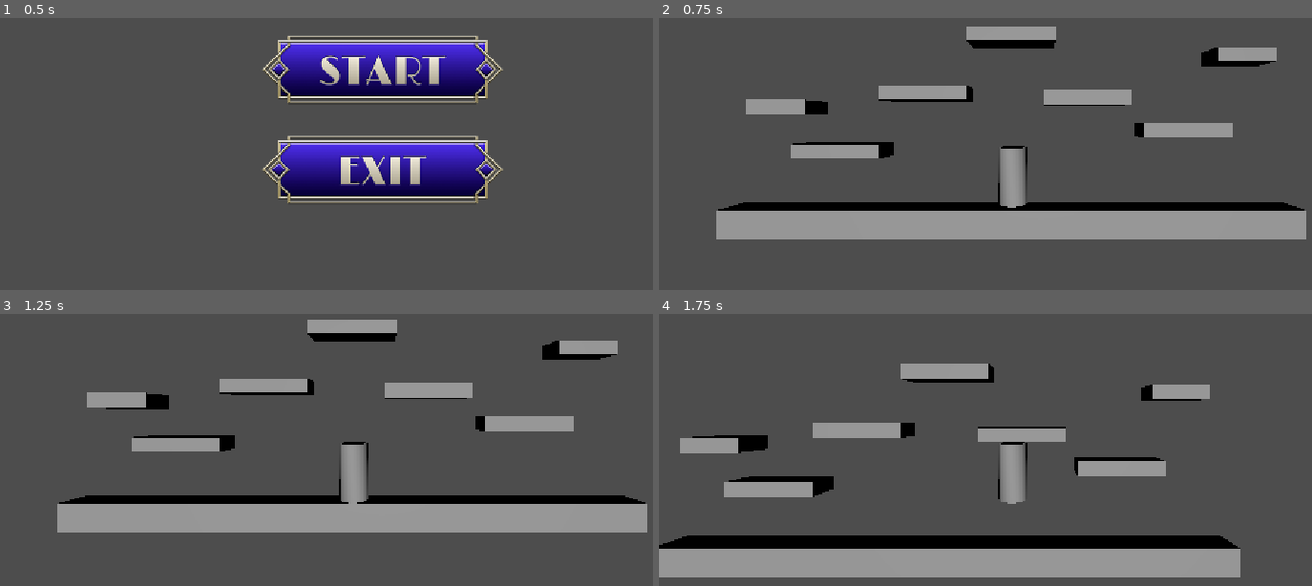
Above: before the commit, frames 1-4 (two rows, left to right).
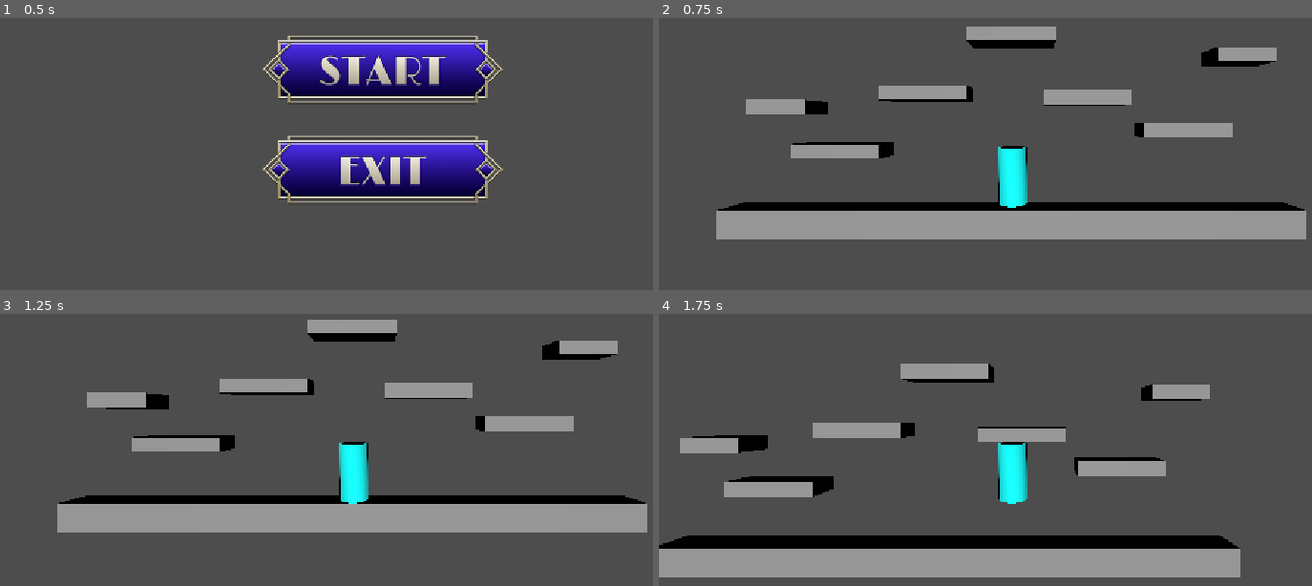
Above: after the commit, the same moments.

Repository: JoesRealAccount/ggj_2026
Game: Godot game, scene res://main_screen.tscn
Same seed, same stepped clock (60 frames per second), same inputs: the game is played once before the commit and once after it.
Inputs (mouse positions are in pixels of both pictures, inside the frame that each line leads up to):
- Up to frame 1 (0.5 s): no input
- Up to frame 2 (0.75 s): click (1037, 69) at 0.5 s
- Up to frame 3 (1.25 s): no input
- Up to frame 4 (1.75 s): tap Enter at 1.25 s; hold D (move_right) from 1.28 s (still down); tap W (jump) at 1.52 s

Frame 1 is identical in both runs. In frame 2, 0.9% of the frame differs, in the area x 51-57%, y 47-70%; in frame 3, 0.9%; in frame 4, 0.9%.

Commit message:
getting started on adding shaders

Diff:
--- a/main_level.tscn
+++ b/main_level.tscn
@@ -2,8 +2,15 @@
 
 [ext_resource type="Script" uid="uid://q72ak00asrxc" path="res://main_level.gd" id="1_6614m"]
 [ext_resource type="Script" uid="uid://4hscqonf2d4q" path="res://player.gd" id="1_bw3m6"]
+[ext_resource type="Shader" uid="uid://dvw31yv05xapa" path="res://shaders/grayscale.gdshader" id="2_6614m"]
 
 [sub_resource type="CapsuleShape3D" id="CapsuleShape3D_bw3m6"]
+
+[sub_resource type="StandardMaterial3D" id="StandardMaterial3D_6614m"]
+albedo_color = Color(0, 1, 1, 1)
+
+[sub_resource type="ShaderMaterial" id="ShaderMaterial_bhu08"]
+shader = ExtResource("2_6614m")
 
 [sub_resource type="PhysicsMaterial" id="PhysicsMaterial_bw3m6"]
 
@@ -44,9 +51,20 @@
 shape = SubResource("CapsuleShape3D_bw3m6")
 
 [node name="MeshInstance3D" type="CSGCylinder3D" parent="Player" unique_id=1592912360]
+material = SubResource("StandardMaterial3D_6614m")
 
 [node name="Camera3D" type="Camera3D" parent="Player" unique_id=2103303532]
 transform = Transform3D(1, 0, 0, 0, 1, 0, 0, 0, 1, 1, 2, 10)
+
+[node name="CanvasLayer" type="CanvasLayer" parent="Player/Camera3D" unique_id=272772197]
+
+[node name="ColorRect" type="ColorRect" parent="Player/Camera3D/CanvasLayer" unique_id=970701313]
+material = SubResource("ShaderMaterial_bhu08")
+anchors_preset = 15
+anchor_right = 1.0
+anchor_bottom = 1.0
+grow_horizontal = 2
+grow_vertical = 2
 
 [node name="Floor" type="StaticBody3D" parent="." unique_id=979951912]
 transform = Transform3D(1, 0, 0, 0, 1, 0, 0, 0, 1, 0, -0.5, 0)
--- /dev/null
+++ b/shaders/grayscale.gdshader
@@ -0,0 +1,59 @@
+// By Amy Gilhespy.
+// I hereby dedicate this shader to the public domain.
+// https://creativecommons.org/publicdomain/zero/1.0/
+
+
+shader_type canvas_item;
+
+uniform sampler2D SCREEN_TEXTURE : hint_screen_texture, filter_linear_mipmap;
+
+vec3 hsl2rgb(vec3 hsl)
+{
+	float l = clamp(hsl.z, 0.0, 1.0);
+    vec3 rgb = clamp(abs(mod(fract(hsl.x) * 6.0 + vec3(0.0, 4.0, 2.0), 6.0) - 3.0) - 1.0, 0.0, 1.0);
+    return l + clamp(hsl.y, 0.0, 1.0) * (rgb - 0.5) * (1.0 - abs(2.0 * l - 1.0));
+}
+
+vec3 rgb2hsl(in vec3 rgb)
+{
+	float h = 0.0;
+	float s = 0.0;
+	float l = 0.0;
+	float r = rgb.r;
+	float g = rgb.g;
+	float b = rgb.b;
+	float cMin = min(r, min(g, b));
+	float cMax = max(r, max(g, b));
+	l = (cMax + cMin) * 0.5;
+	if (cMax > cMin) {
+		float cDelta = cMax - cMin;
+		float invCDelta = 1.0 / cDelta;
+		s = l < 0.5 ? cDelta / (cMax + cMin) : cDelta / (2.0 - (cMax + cMin));
+		if (r == cMax) {
+			h = (g - b) * invCDelta;
+		} else if (g == cMax) {
+			h = 2.0 + (b - r) * invCDelta;
+		} else {
+			h = 4.0 + (r - g) * invCDelta;
+		}
+		if ( h < 0.0) {
+			h += 6.0;
+		}
+		h = h * (1.0 / 6.0);
+	}
+	return vec3(h, s, l);
+}
+
+void fragment() {
+	// Get the color behind the ColorRect (or whatever CanvasItem you use):
+	vec4 source = texture(SCREEN_TEXTURE, SCREEN_UV);
+
+	// Get the color chosen in the ColorRect (also works with Modulate, textures, etc):
+	vec4 shift = vec4(COLOR.rgb / texture(TEXTURE, UV).rgb, COLOR.a);
+
+	// Convert and shift the color as HSL (Hue is added, Sat/Lum are multiplied):
+	vec3 rgb = hsl2rgb(rgb2hsl(source.rgb) * vec3(1.0, shift.gb) + vec3(shift.r, 0.0, 0.0));
+
+	float alpha = source.a * shift.a;
+	COLOR = vec4(rgb, alpha);
+}
Not shown, added: shaders/grayscale.gdshader.uid
